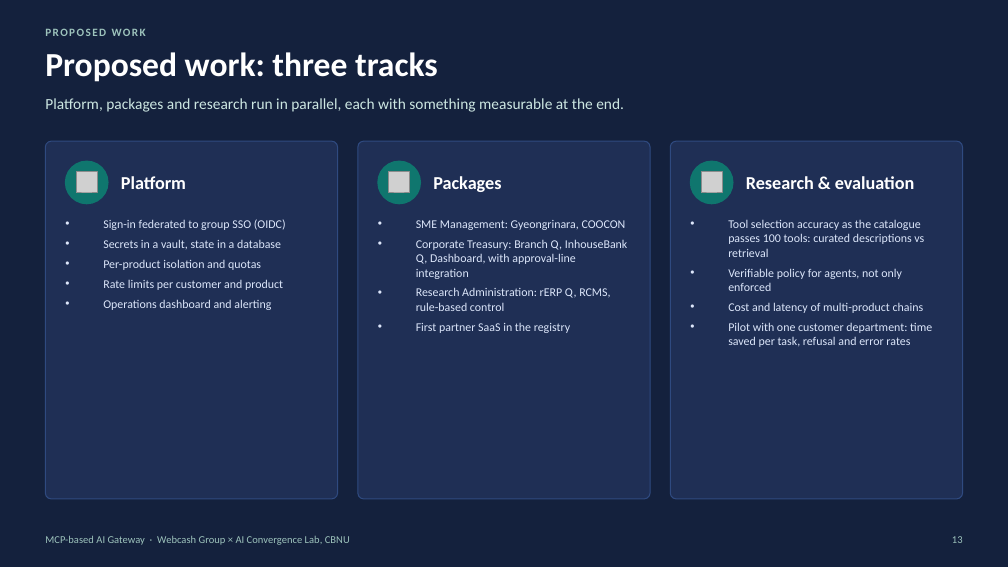
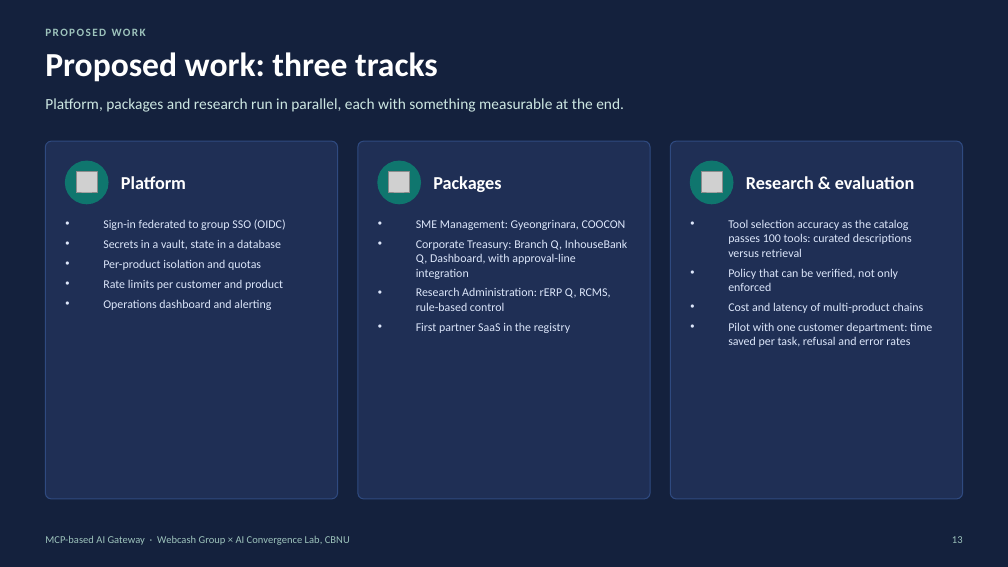
Before and after one commit to Chansokheang/MCP_Server_Portal, a slide deck: slide 13 of docs/webcash-ai-gateway-concept.pptx. Drawn at 1008x567 pixels with LibreOffice and Linux fonts; fonts in the diff are those of the drawing; grey boxes stand for pictures. Boxes give left, top, right and bottom in pixels: in the first picture for what was removed or moved away, otherwise in the second. Text is boxed around its words. In the diff, an @@ line names an element or a change of style, - is before the commit and + after.

```diff
--- a/docs/webcash-ai-gateway-concept.pptx
+++ b/docs/webcash-ai-gateway-concept.pptx
@@ text at (728, 220, 912, 291): text changed @@
-• Tool selection accuracy as the catalogue passes 100 tools: curated descriptions vs retrieval
-• Verifiable policy for agents, not only enforced
+• Tool selection accuracy as the catalog passes 100 tools: curated descriptions versus retrieval
+• Policy that can be verified, not only enforced
```
Also in this commit, not shown: 8 other slides changed, 1 other file.
